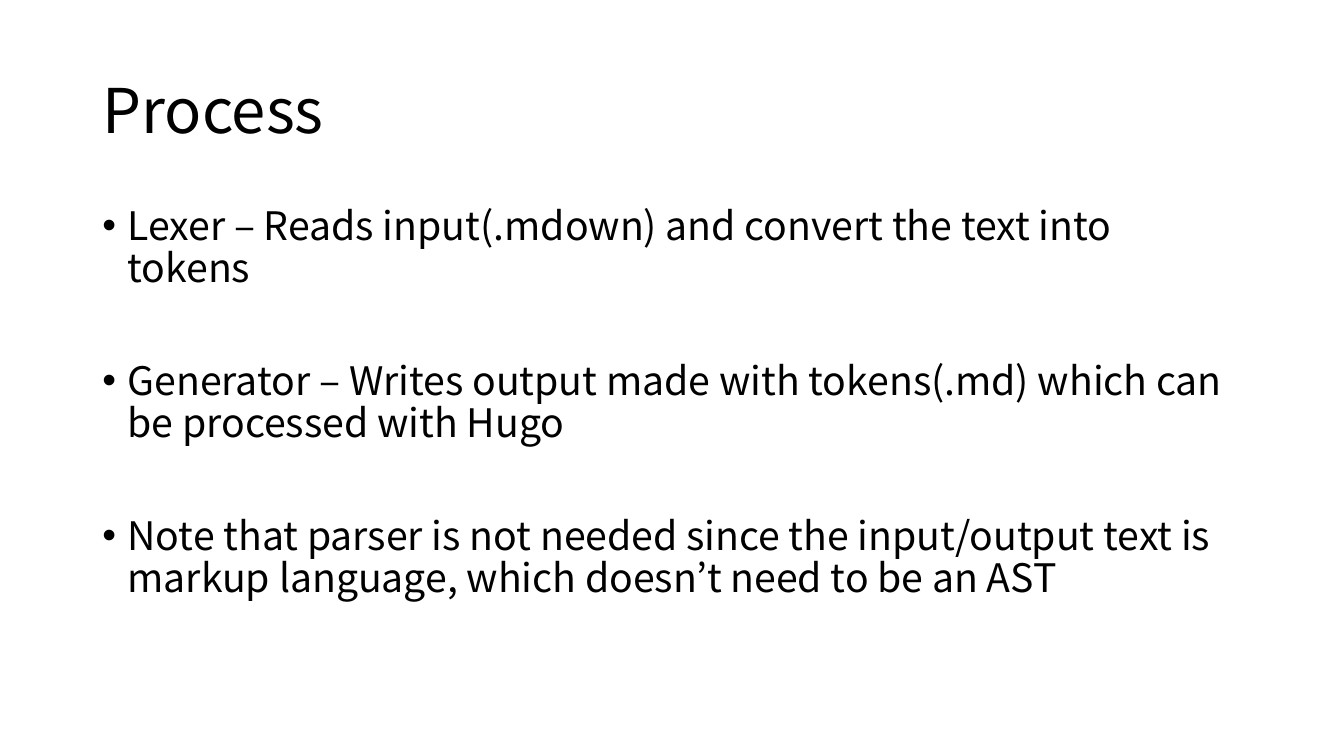
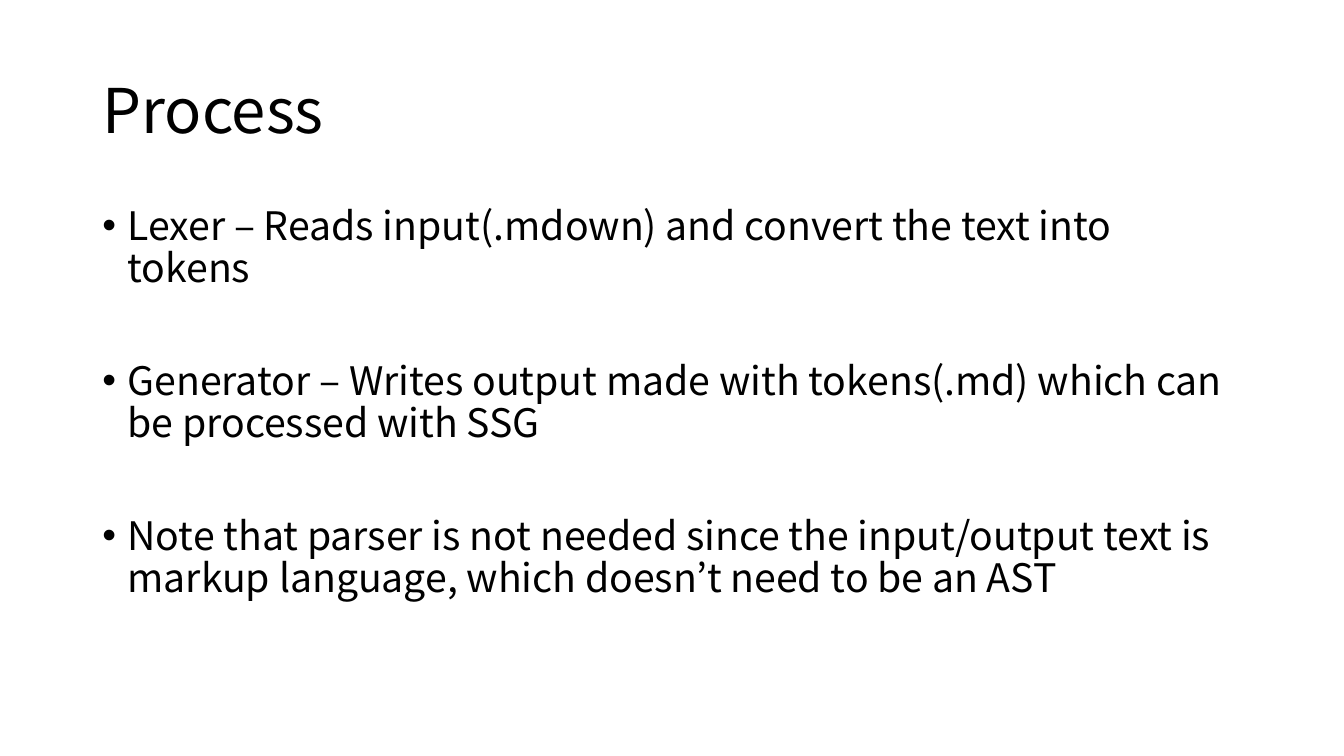
Before and after one commit to hatchling13/rmdprep, a slide deck: slide 6 of layout.pptx. Drawn at 1344x756 pixels with LibreOffice and Linux fonts; fonts in the diff are those of the drawing. Boxes give left, top, right and bottom in pixels: in the first picture for what was removed or moved away, otherwise in the second. Text is boxed around its words. In the diff, an @@ line names an element or a change of style, - is before the commit and + after.

```diff
--- a/layout.pptx
+++ b/layout.pptx
@@ text at <box>128,363,1222,446</box>: text changed @@
-• Generator – Writes output made with tokens(.md) which can be processed with Hugo
+• Generator – Writes output made with tokens(.md) which can be processed with SSG
```
Also in this commit, not shown: 2 other slides changed, 1 slide added, 1 slide removed, 1 other file.
